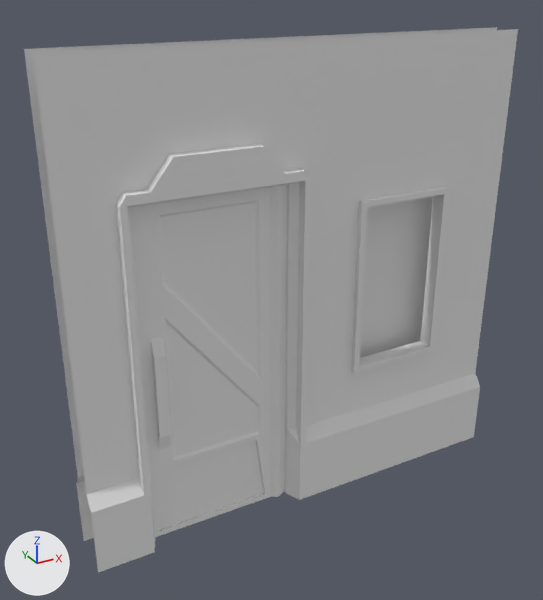
Before and after pictures for a commit that changed the Blender file Blender Moderls/Level 5 Abandoned station/L5_ShopDoor.blend.
One viewpoint serves both versions: a 50 mm camera at (-1.52, -2.5, 2.23) aimed at (-0.12, 0.04, 0.96). The axes (+X, +Y, +Z) are drawn at lower left. The lights are the same throughout.

The scene before the commit, as lines of its bpy script (objects in view):
```python
me_l5_shopdoor = bpy.data.meshes.new('L5_ShopDoor')
me_l5_shopdoor.from_pydata(...)  # 164 vertices, 172 faces; spans x -0.601..0.042, y -0.045..0.045, z 0.0..1.468
me_l5_shopdoor.materials.append(mat_l5_shopdoorm)  # white #e7e7e7
me_l5_shopdoorframe = bpy.data.meshes.new('L5_ShopDoorFrame')
me_l5_shopdoorframe.from_pydata(...)  # 168 vertices, 140 faces; spans x -1.0..1.0, y -0.1..0.1, z 0.0..2.0
me_l5_shopdoorframe.materials.append(mat_l5_shopdoorm)  # white #e7e7e7
ob_l5_shopdoor = bpy.data.objects.new('L5_ShopDoor', me_l5_shopdoor)
ob_l5_shopdoor.location = (-0.128, 0.0, 0.0)
ob_l5_shopdoorframe = bpy.data.objects.new('L5_ShopDoorFrame', me_l5_shopdoorframe)
ob_l5_shopdoorframe.location = (0.0, 0.0, 0.0)
```
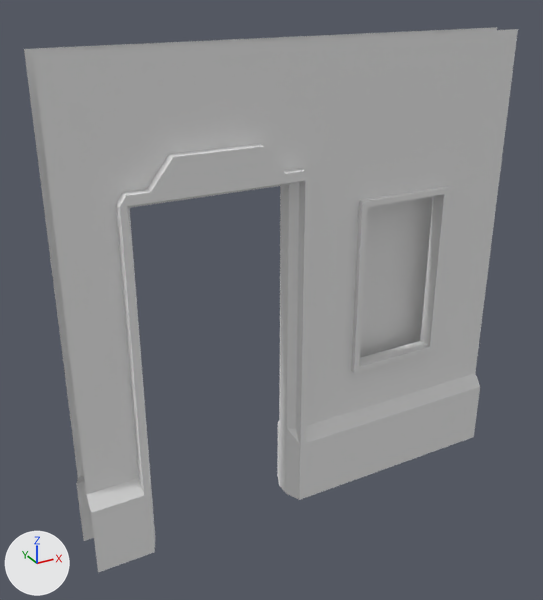
Where the change shows, as pixel boxes (x1, y1, x2, y2) in the pictures (543 x 600 px):
'L5_ShopDoor', hidden: before (130, 185, 287, 537)

Patch to the scene script:
```diff
--- a/Blender Moderls/Level 5 Abandoned station/L5_ShopDoor.blend.py
+++ b/Blender Moderls/Level 5 Abandoned station/L5_ShopDoor.blend.py
@@ ob_l5_shopdoor @@
 ob_l5_shopdoor.location = (-0.128, 0.0, 0.0)
+ob_l5_shopdoor.hide_viewport = True
```
